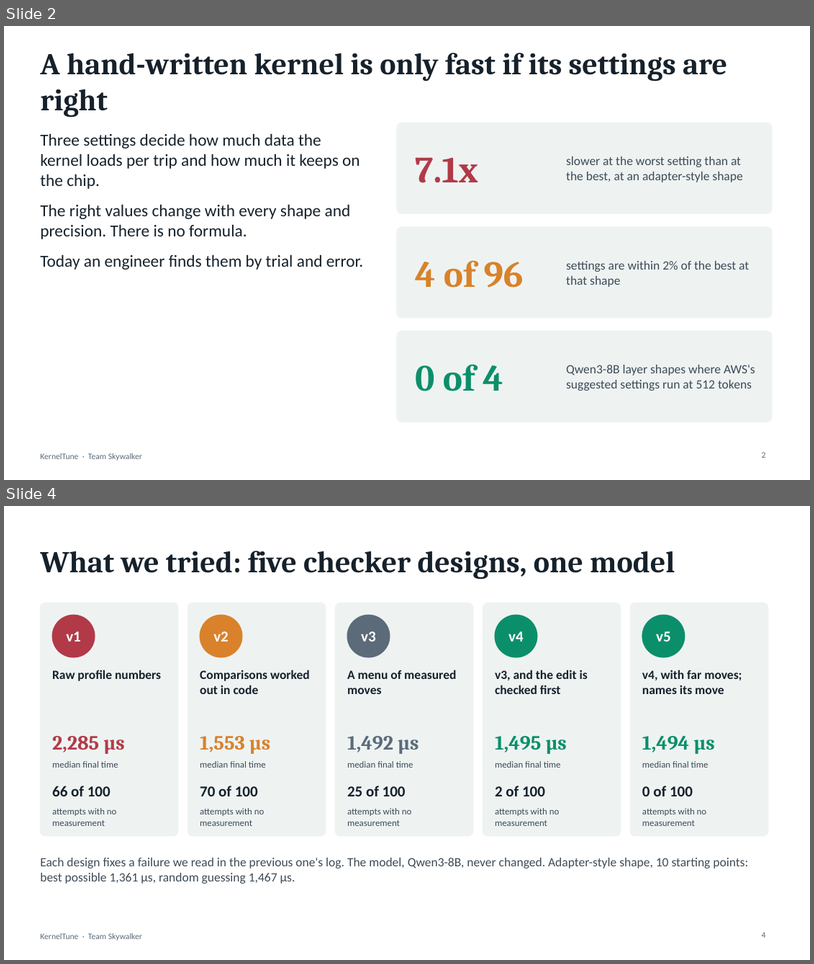
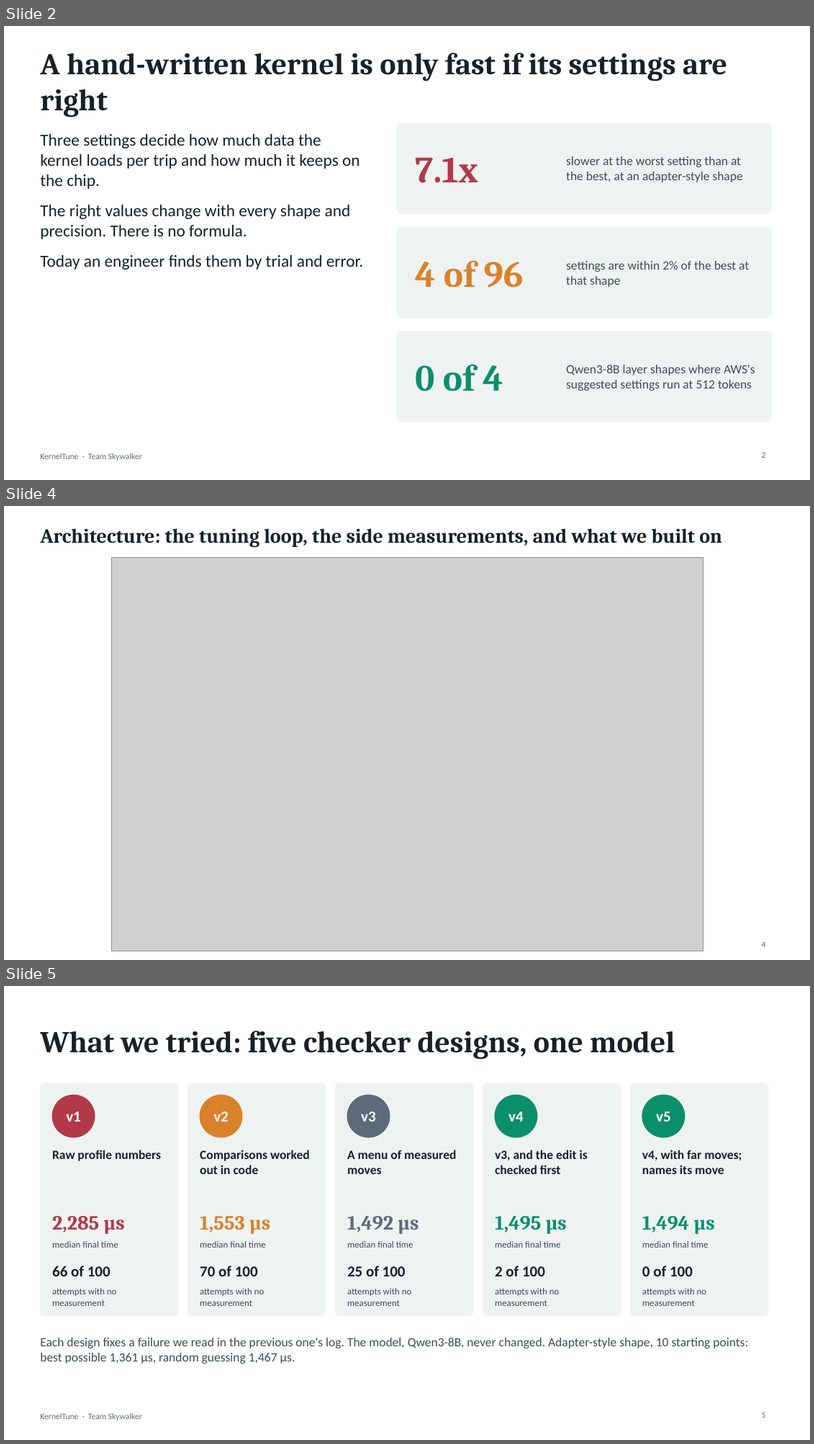
Before and after one commit to yatharthMogra/aws-trainium, a slide deck: slides/KernelTune.pptx. Shown one above the other, each under a label of ours: slides 2 and 4 before the commit, slides 2, 4 and 5 after it; the slides between them are not shown. The pictures are 814x964 and 814x1444 pixels, drawn with LibreOffice and Linux fonts; fonts in the diff are those of the drawing; grey boxes stand for pictures. Boxes give left, top, right and bottom in pixels: in the first picture for what was removed or moved away, otherwise in the second. Text is boxed around its words. In the diff, an @@ line names an element or a change of style, - is before the commit and + after.

```diff
--- a/slides/KernelTune.pptx
+++ b/slides/KernelTune.pptx
@@ slide 4 added at (x1=4, y1=506, x2=810, y2=960), background #FFFFFF @@
@@ title added at (x1=40, y1=528, x2=723, y2=547), 24 pt, text #16212B, bold @@
+Architecture: the tuning loop, the side measurements, and what we built on
@@ picture added at (x1=112, y1=557, x2=703, y2=951) @@
@@ page number added at (x1=762, y1=941, x2=766, y2=947), 10 pt, text #5B6B7A @@
+4
@@ what was slide 4 is now slide 5 @@
@@ page number at (x1=762, y1=1412, x2=766, y2=1417): text changed @@
-4
+5
```
Also in this commit, not shown: 2 slides changed, 1 other file.
